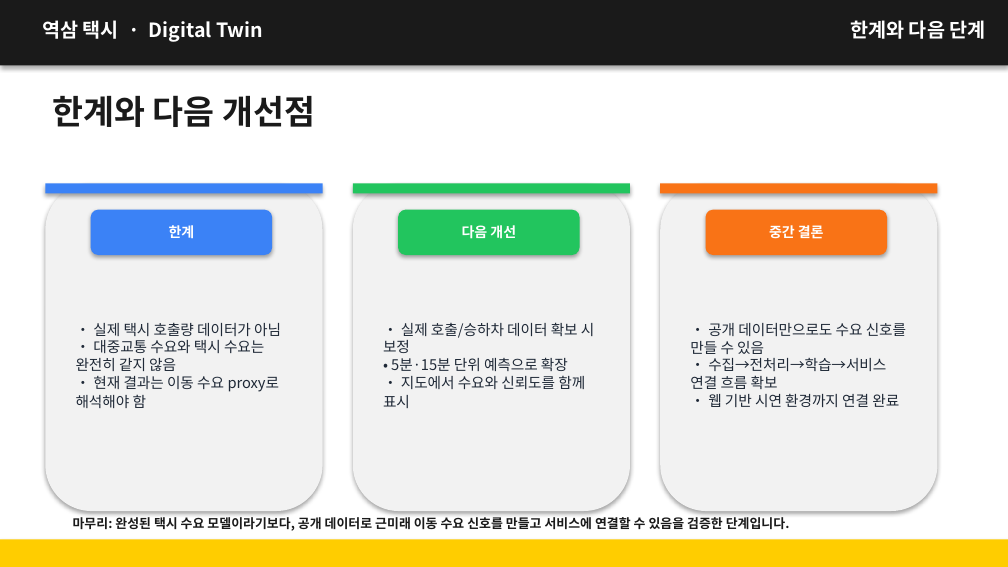
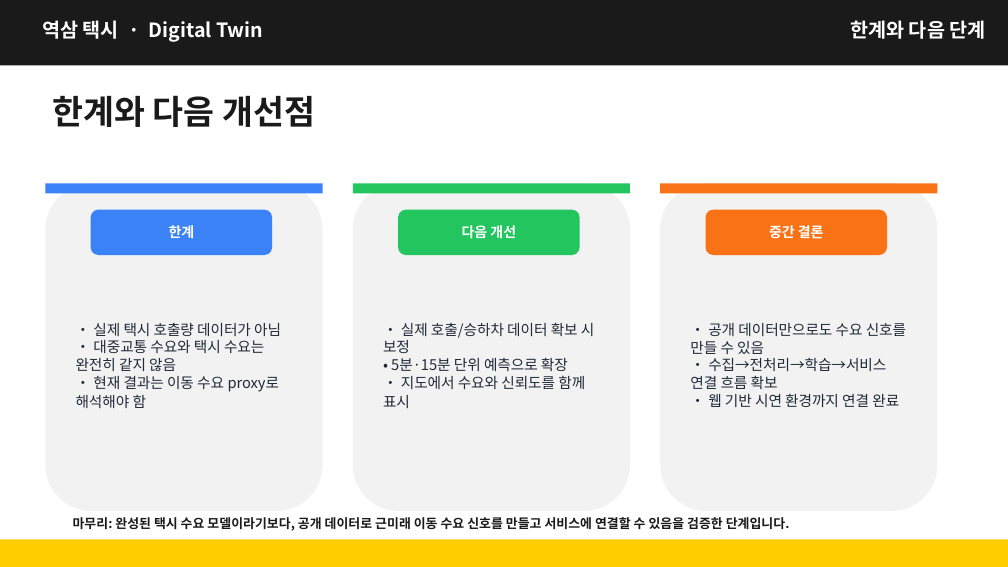
Before and after one commit to kimcanal/yeoksam-taxi, a slide deck: slide 13 of public/a-eye-presentation/A-Eye_midterm_data_collection_forecast.pptx (slide 12 before the commit). Drawn at 1008x567 pixels with LibreOffice and Linux fonts; fonts in the diff are those of the drawing. Boxes give left, top, right and bottom in pixels: in the first picture for what was removed or moved away, otherwise in the second. Text is boxed around its words. In the diff, an @@ line names an element or a change of style, - is before the commit and + after.

```diff
--- a/public/a-eye-presentation/A-Eye_midterm_data_collection_forecast.pptx
+++ b/public/a-eye-presentation/A-Eye_midterm_data_collection_forecast.pptx
@@ shadow off in 10 elements at [0, 0, 1008, 66], [45, 183, 323, 511], [45, 183, 323, 194], [91, 210, 272, 255], [353, 183, 630, 511], [353, 183, 630, 194], [398, 210, 580, 255], [660, 183, 937, 511], [660, 183, 937, 194], [706, 210, 887, 255] @@
```
Also in this commit, not shown: 10 other slides changed, 3 slides added, 2 slides removed.
